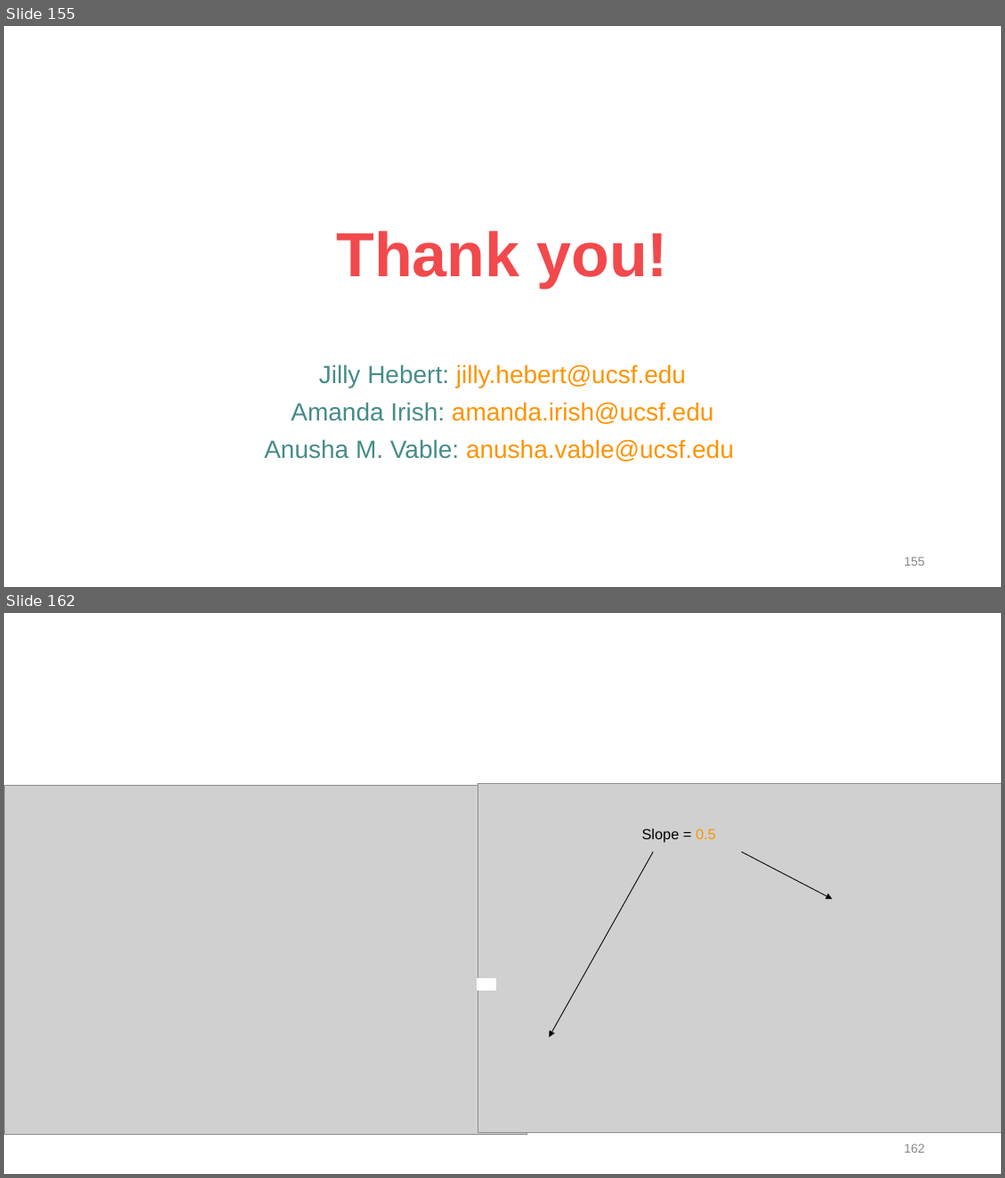
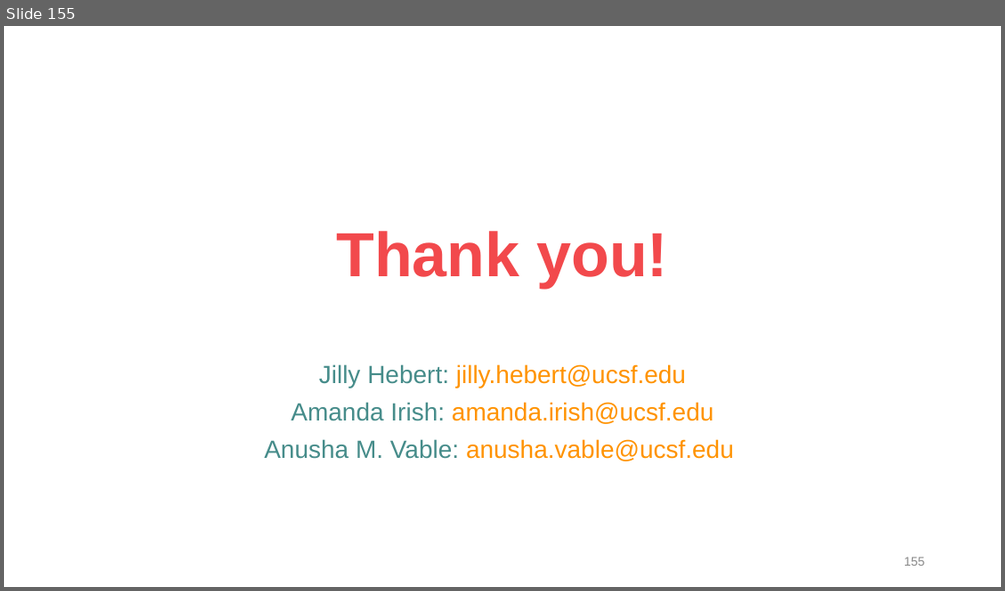
Before and after one commit to VabLab/Quantile-Regression-Workshop, a slide deck: 2025 QR Workshop.pptx. Shown one above the other, each under a label of ours: slides 155 and 162 before the commit, slide 155 after it; the slides between them are not shown. The pictures are 1005x1178 and 1005x591 pixels, drawn with LibreOffice and Linux fonts; fonts in the diff are those of the drawing; grey boxes stand for pictures. Boxes give left, top, right and bottom in pixels: in the first picture for what was removed or moved away, otherwise in the second. Text is boxed around its words. In the diff, an @@ line names an element or a change of style, - is before the commit and + after.

```diff
--- a/2025 QR Workshop.pptx
+++ b/2025 QR Workshop.pptx
@@ slide 162 removed at (4,613,1001,1174), background #FFFFFF @@
@@ picture removed at (4,785,527,1135) @@
@@ picture removed at (477,784,1001,1133) @@
@@ arrow removed from (653, 852) to (550, 1037) @@
@@ text removed at (642,828,716,843) @@
-Slope = 0.5
@@ arrow removed from (741, 852) to (833, 899) @@
@@ rectangle removed at (477,979,494,989) @@
@@ page number removed at (904,1143,924,1152) @@
-162
```
Also in this commit, not shown: 1 slide changed, 7 other slides removed.
